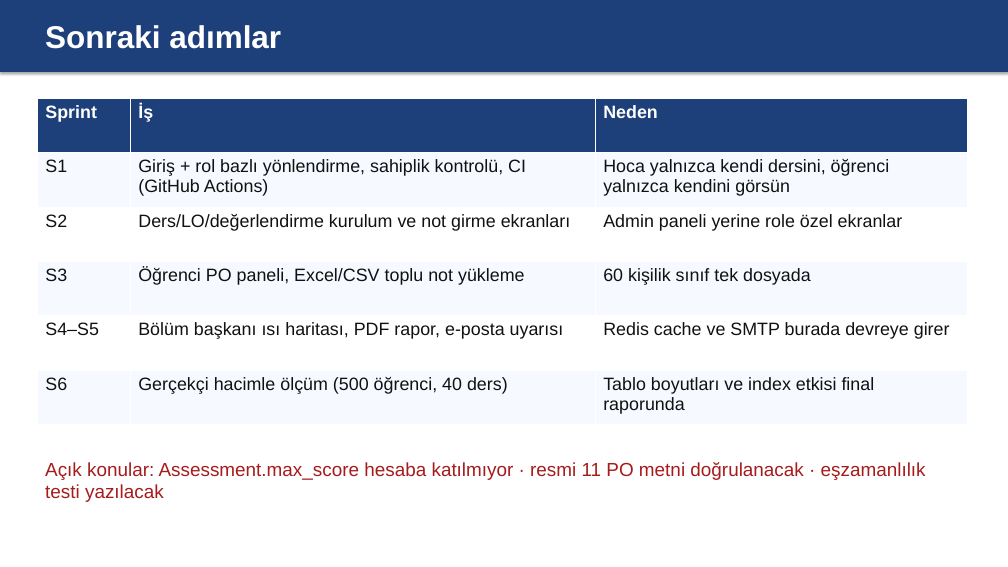
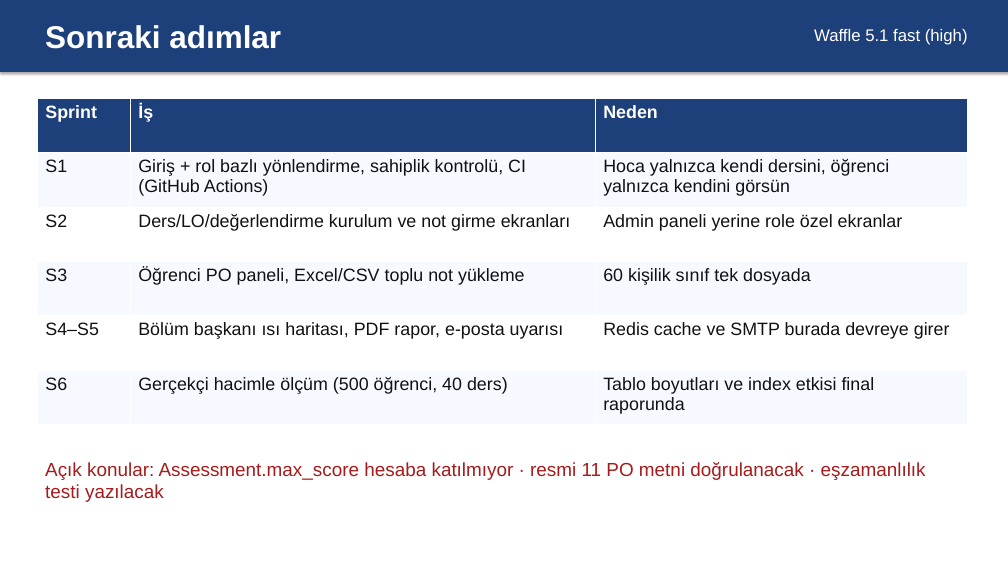
Before and after one commit to EmreSndkc/waffle_v5.1, a slide deck: slide 6 of docs/slides/CSE321_Waffle_5.1_Slides.pptx (slide 7 before the commit). Drawn at 1008x567 pixels with LibreOffice and Linux fonts; fonts in the diff are those of the drawing. Boxes give left, top, right and bottom in pixels: in the first picture for what was removed or moved away, otherwise in the second. Text is boxed around its words. In the diff, an @@ line names an element or a change of style, - is before the commit and + after.

```diff
--- a/docs/slides/CSE321_Waffle_5.1_Slides.pptx
+++ b/docs/slides/CSE321_Waffle_5.1_Slides.pptx
@@ text added at (814, 29, 968, 45), 16 pt, text #FFFFFF @@
+Waffle 5.1 fast (high)
```
Also in this commit, not shown: 5 other slides changed, 1 slide removed, 1 other file.
